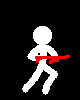
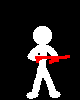
The second 80x100 image is a revision of the first. Changes to its layers:
added layer "0 standing" above "Layer #2" over 26, 64, 61, 99
hid "Layer" over 22, 64, 58, 95
